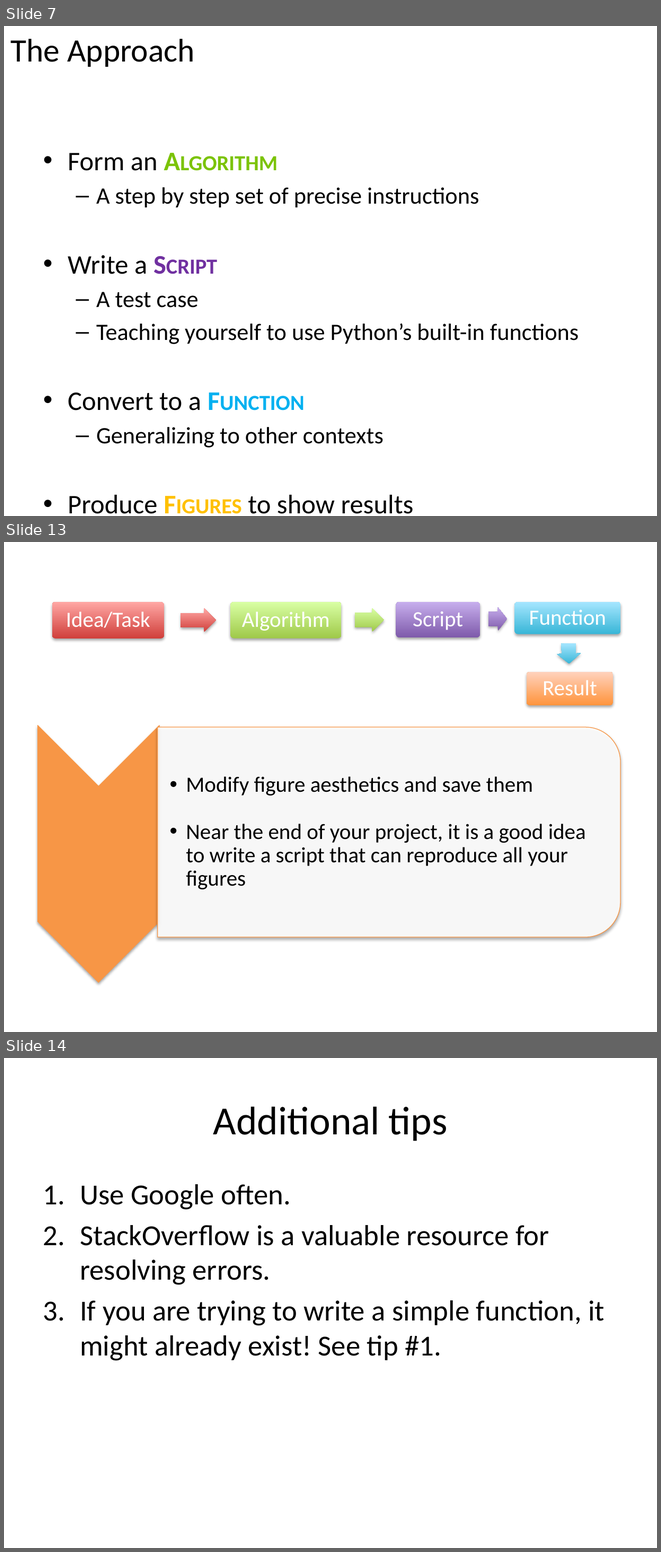
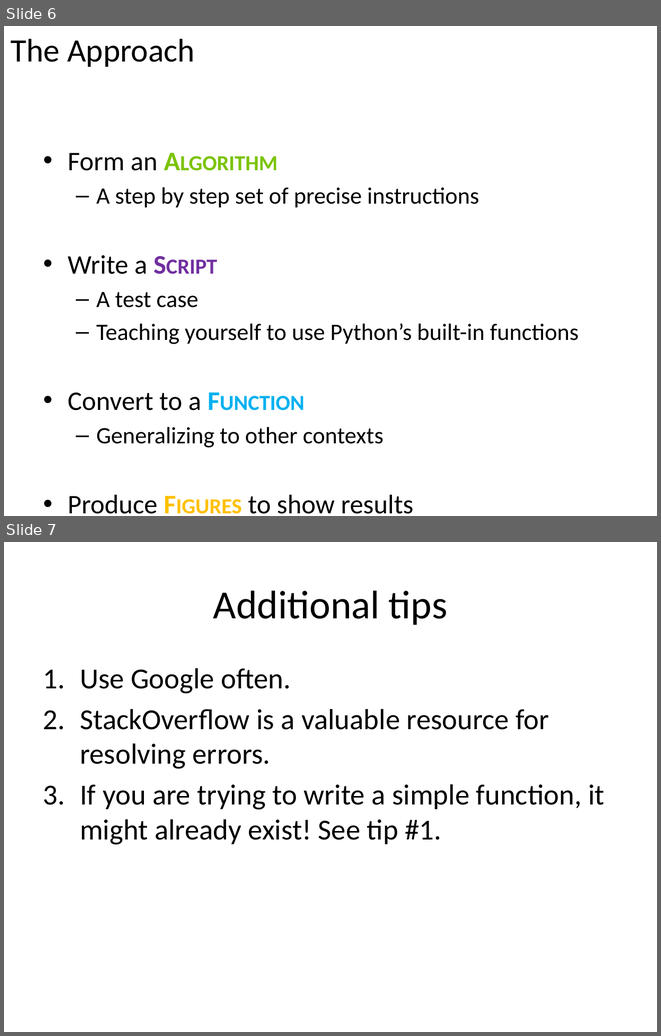
Before and after one commit to wmau/PythonForNeuro, a slide deck: Lecture1_Intro.pptx. Shown one above the other, each under a label of ours: slides 7, 13 and 14 before the commit, slides 6 and 7 after it; the slides between them are not shown. The pictures are 661x1552 and 661x1036 pixels, drawn with LibreOffice and Linux fonts; fonts in the diff are those of the drawing. Boxes give left, top, right and bottom in pixels: in the first picture for what was removed or moved away, otherwise in the second. Text is boxed around its words. In the diff, an @@ line names an element or a change of style, - is before the commit and + after.

```diff
--- a/Lecture1_Intro.pptx
+++ b/Lecture1_Intro.pptx
@@ slide 13 removed at (x1=4, y1=542, x2=657, y2=1032), background #FFFFFF @@
@@ group removed at (x1=52, y1=602, x2=620, y2=705): 5 rounded rectangles, 5 texts, 4 right arrows @@
-Idea/Task
-Algorithm
-Script
-Function
-Result
@@ chevron removed at (x1=37, y1=725, x2=159, y2=983) @@
@@ round same rect removed at (x1=158, y1=728, x2=620, y2=937) @@
@@ text removed at (x1=186, y1=776, x2=586, y2=889) @@
-  •• Modify figure aesthetics and save them
-  •• Near the end of your project, it is a good idea to write a script that can reproduce all your figures
@@ what was slide 7 is now slide 6 @@
@@ what was slide 14 is now slide 7 @@
```
Also in this commit, not shown: 6 other slides removed, 2 other files.
